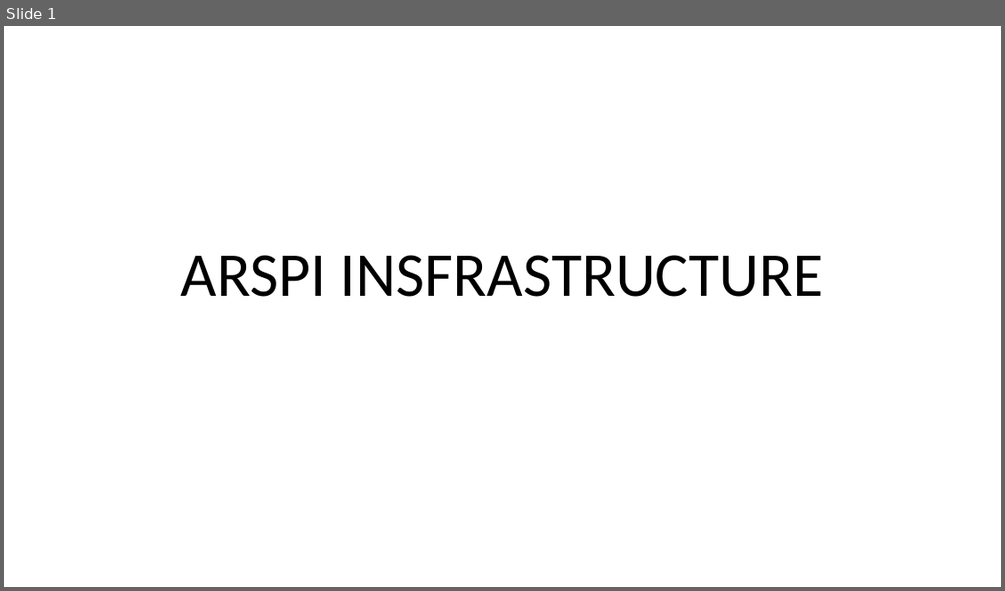
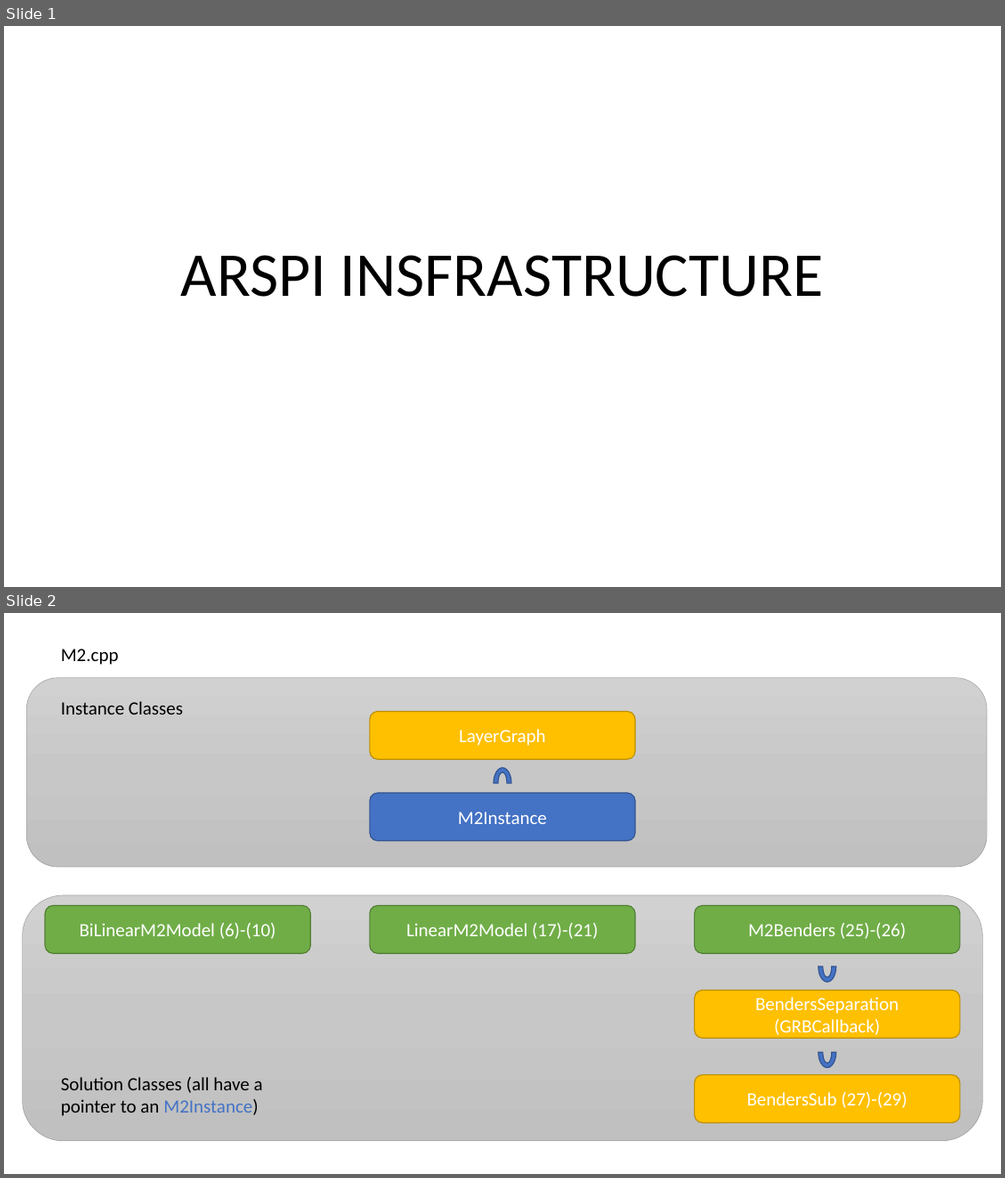
Before and after one commit to lucawrabetz/ARSPI, a slide deck: arspi_infrastructure.pptx. Shown one above the other, each under a label of ours: slide 1 before the commit, slides 1 and 2 after it. The pictures are 1005x591 and 1005x1178 pixels, drawn with LibreOffice and Linux fonts; fonts in the diff are those of the drawing. Boxes give left, top, right and bottom in pixels: in the first picture for what was removed or moved away, otherwise in the second. Text is boxed around its words. In the diff, an @@ line names an element or a change of style, - is before the commit and + after.

```diff
--- a/arspi_infrastructure.pptx
+++ b/arspi_infrastructure.pptx
@@ slide 2 added at (4, 613, 1001, 1174), background #FFFFFF @@
@@ text added at (61, 649, 119, 665), 18 pt, text #000000 @@
+M2.cpp
@@ rounded rectangle added at (26, 678, 987, 868), fill gradient #D2D2D2 to #C8C8C8 to #C0C0C0, outline #A5A5A5 0.5 pt @@
@@ text added at (61, 701, 183, 714), 18 pt, text #000000 @@
+Instance Classes
@@ rounded rectangle added at (370, 711, 635, 759), fill #FFC000, outline #BD8E00 1 pt, 18 pt, text #FFFFFF @@
+LayerGraph
@@ arch (boxed as its full ring) added at (494, 768, 512, 798), fill #4472C4, outline #325491 1 pt @@
@@ rounded rectangle added at (370, 793, 635, 840), fill #4472C4, outline #325491 1 pt, 18 pt, text #FFFFFF @@
+M2Instance
@@ rounded rectangle added at (23, 895, 983, 1140), fill gradient #D2D2D2 to #C8C8C8 to #C0C0C0, outline #A5A5A5 0.5 pt @@
@@ rounded rectangle added at (45, 906, 310, 953), fill #70AD47, outline #538035 1 pt, 18 pt, text #FFFFFF @@
+BiLinearM2Model (6)-(10)
@@ rounded rectangle added at (370, 906, 635, 953), fill #70AD47, outline #538035 1 pt, 18 pt, text #FFFFFF @@
+LinearM2Model (17)-(21)
@@ rounded rectangle added at (695, 906, 960, 953), fill #70AD47, outline #538035 1 pt, 18 pt, text #FFFFFF @@
+M2Benders (25)-(26)
@@ arch (boxed as its full ring) added at (818, 951, 836, 981), fill #4472C4, outline #325491 1 pt @@
@@ rounded rectangle added at (695, 989, 960, 1038), fill #FFC000, outline #BD8E00 1 pt, 18 pt, text #FFFFFF @@
+BendersSeparation (GRBCallback)
@@ arch (boxed as its full ring) added at (818, 1037, 836, 1068), fill #4472C4, outline #325491 1 pt @@
@@ text added at (61, 1077, 263, 1116), 18 pt, text #000000 @@
+Solution Classes (all have a pointer to an M2Instance)
@@ rounded rectangle added at (695, 1074, 960, 1122), fill #FFC000, outline #BD8E00 1 pt, 18 pt, text #FFFFFF @@
+BendersSub (27)-(29)
```
Also in this commit, not shown: 1 other slide added, 1 slide removed, 7 other files.
